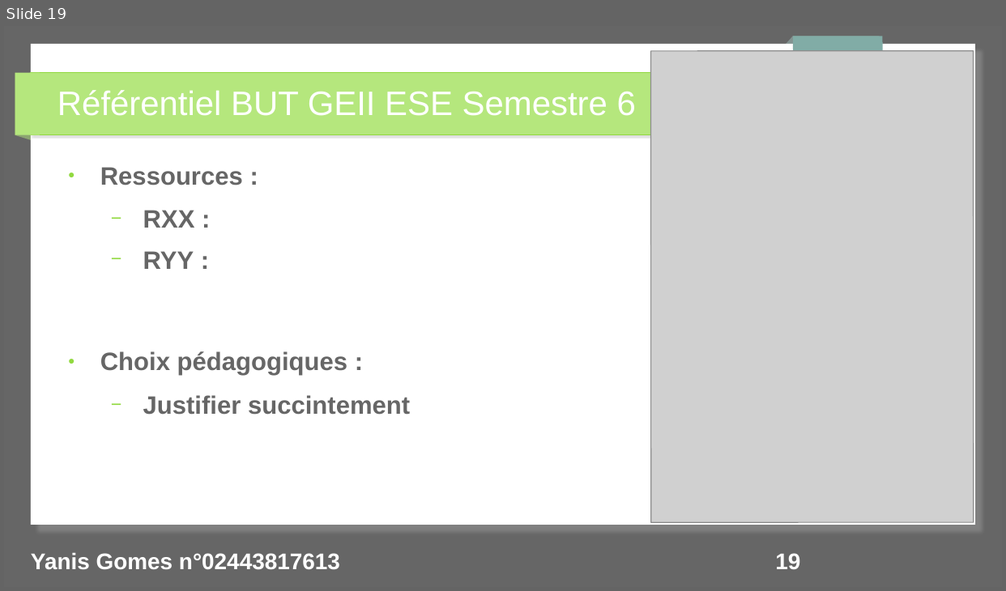
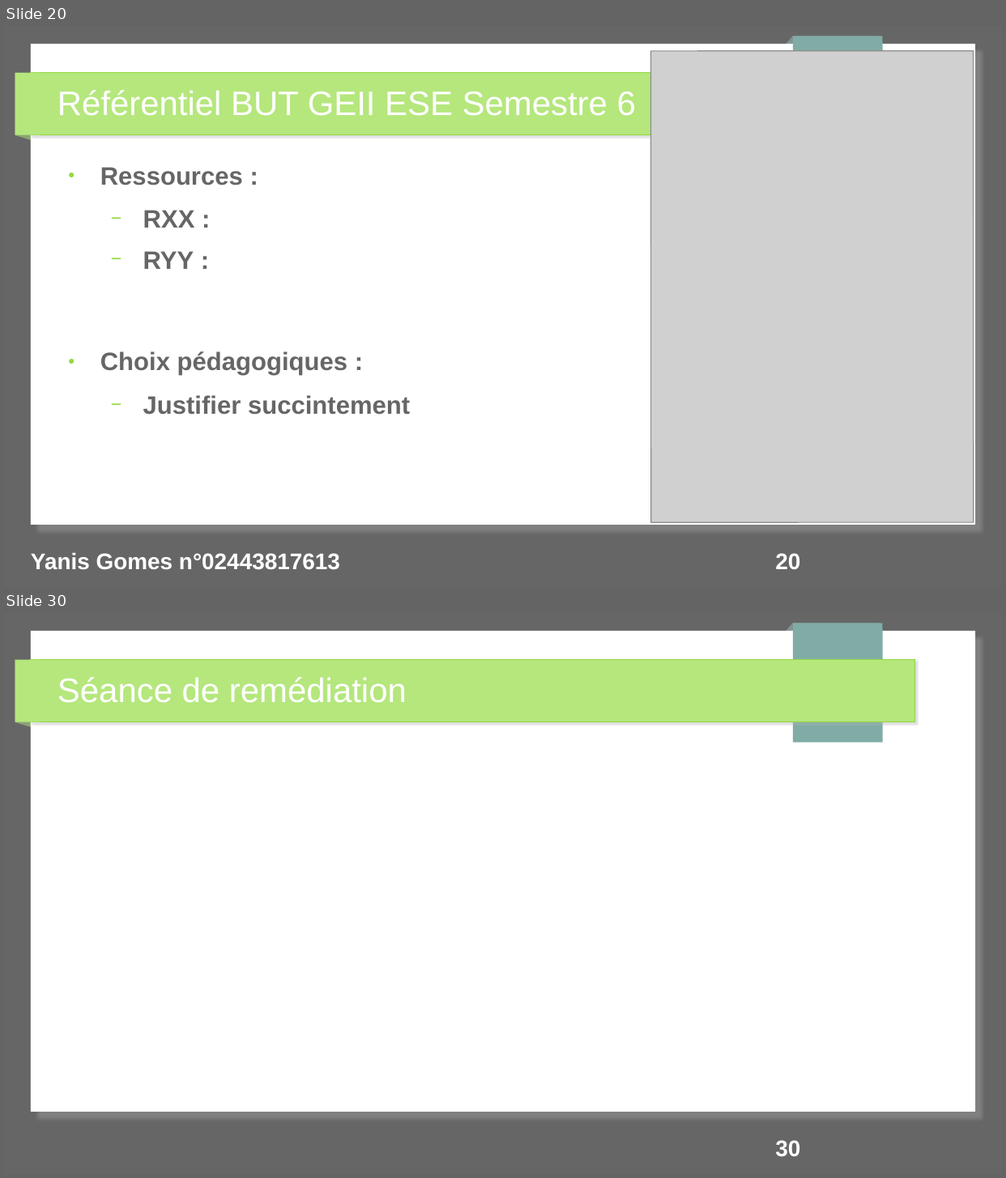
Before and after one commit to yanisgomes/agregation-sii-info, a slide deck: BUT/YANIS_GOMES_BUT_02443817613.odp. Shown one above the other, each under a label of ours: slide 19 before the commit, slides 20 and 30 after it; the slides between them are not shown. The pictures are 1006x591 and 1006x1178 pixels, drawn with LibreOffice and Linux fonts; fonts in the diff are those of the drawing; grey boxes stand for pictures. Boxes give left, top, right and bottom in pixels: in the first picture for what was removed or moved away, otherwise in the second. Text is boxed around its words. In the diff, an @@ line names an element or a change of style, - is before the commit and + after.

```diff
--- a/BUT/YANIS_GOMES_BUT_02443817613.odp
+++ b/BUT/YANIS_GOMES_BUT_02443817613.odp
@@ slide 30 added at bbox=[4, 613, 1002, 1174], background #666666; not listed: 7 template elements that a slide beside it also shows @@
@@ title added at bbox=[57, 677, 407, 703], 27 pt, text #FFFFFF @@
+Séance de remédiation
@@ page number added at bbox=[775, 1140, 800, 1157], 18 pt, text #FFFFFF, bold @@
+30
@@ what was slide 19 is now slide 20 @@
@@ page number at bbox=[775, 553, 800, 570]: text changed @@
-19
+20
```
Also in this commit, not shown: 8 slides changed, 6 other slides added, 4 slides removed, 1 other file.
